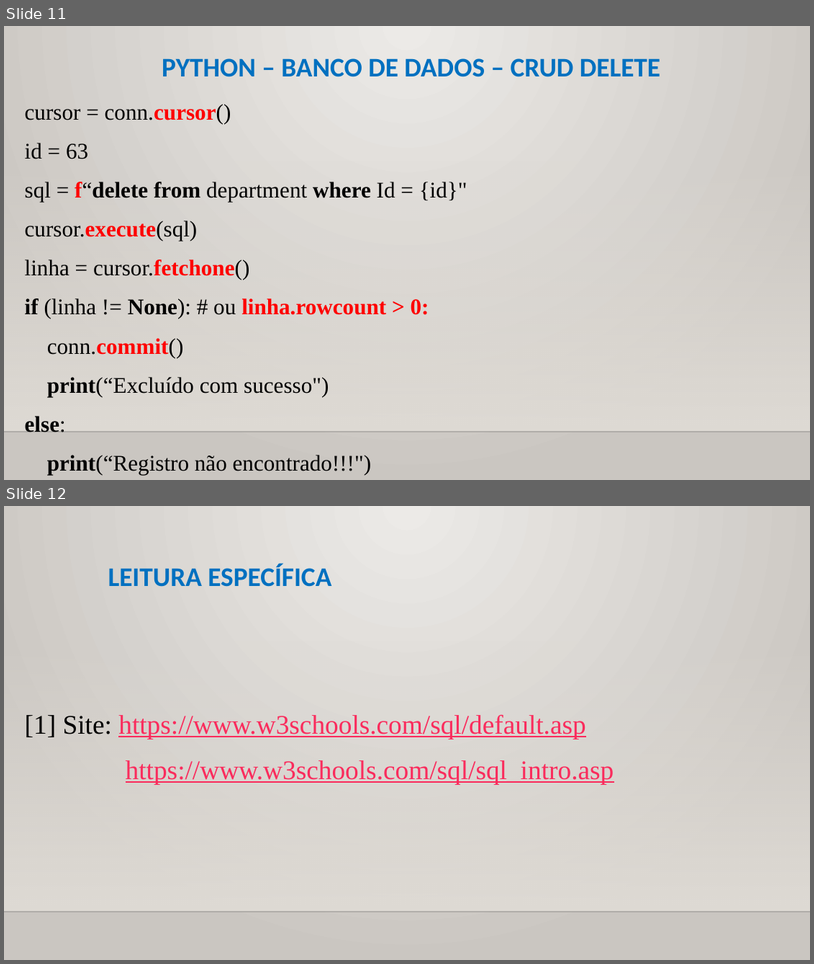
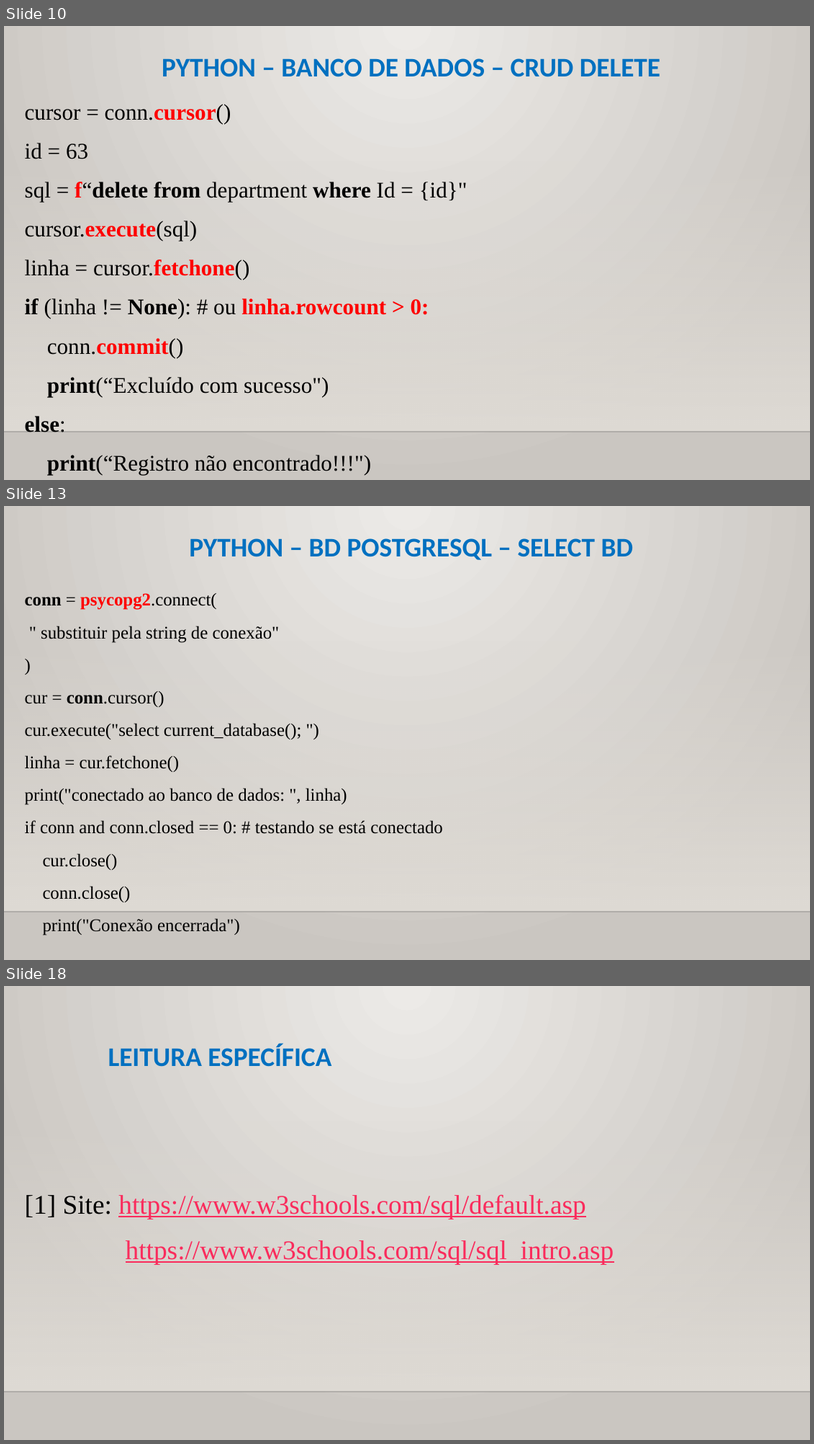
Before and after one commit to CloudEducationBrazil/WydenUniRuyPythonRAD, a slide deck: 01 Classes/Aula 12, 13 RAD Python - Banco de Dados.pptx. Shown one above the other, each under a label of ours: slides 11 and 12 before the commit, slides 10, 13 and 18 after it; the slides between them are not shown. The pictures are 814x964 and 814x1444 pixels, drawn with LibreOffice and Linux fonts; fonts in the diff are those of the drawing; background and template pictures are left out. Boxes give left, top, right and bottom in pixels: in the first picture for what was removed or moved away, otherwise in the second. Text is boxed around its words. In the diff, an @@ line names an element or a change of style, - is before the commit and + after.

```diff
--- a/01 Classes/Aula 12, 13 RAD Python - Banco de Dados.pptx
+++ b/01 Classes/Aula 12, 13 RAD Python - Banco de Dados.pptx
@@ slide 13 added at bbox=[4, 506, 810, 960], background picture (left out); not listed: 2 template elements that a slide beside it also shows @@
@@ title added at bbox=[189, 538, 633, 560], 24 pt, text #0070C0, bold @@
+PYTHON – BD POSTGRESQL – SELECT BD
@@ text added at bbox=[25, 593, 443, 935], 16 pt, text #000000 @@
+conn = psycopg2.connect(
+" substituir pela string de conexão"
+)
+cur = conn.cursor()
+cur.execute("select current_database(); ")
+linha = cur.fetchone()
+print("conectado ao banco de dados: ", linha)
+if conn and conn.closed == 0: # testando se está conectado
+cur.close()
+conn.close()
+print("Conexão encerrada")
@@ what was slide 11 is now slide 10 @@
@@ what was slide 12 is now slide 18 @@
```
Also in this commit, not shown: 5 slides changed, 5 other slides added.
